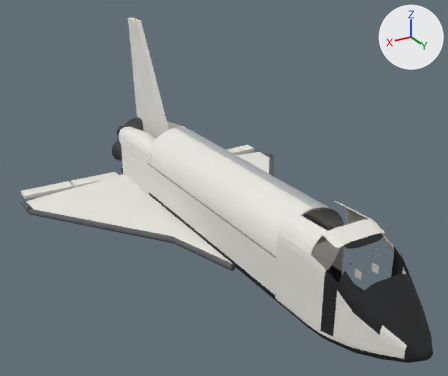
What one commit did to the glTF model public/models/shuttle-orbiter.glb.
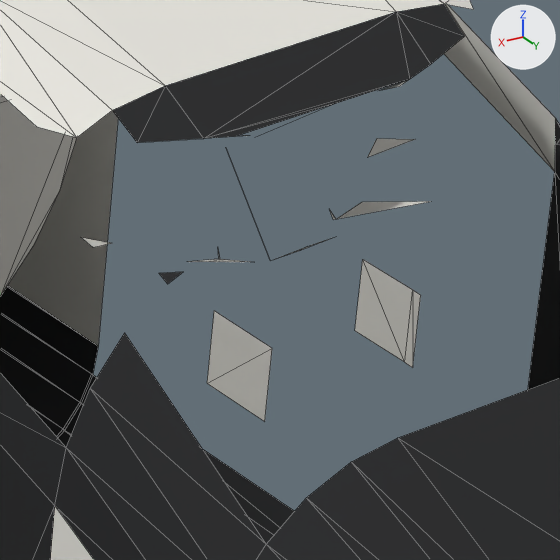
Old and new are each drawn whole from a camera (50 mm lens) standing at (21.9, 25.4, 20.2) and looking at (1.3, -8.9, 3.1) and again close up on the part from 74% to 88% of the width and 62% to 79% of the height. The lights are fixed; the arrows at upper right show +X, +Y and +Z. The last two pictures show the newer version. The close-ups show mesh edges as thin lines. Where no turn or scale is listed for an object, it has been applied to the vertices. Vertices at exactly the same position are counted once.

In view in the first close-up: 'bay_wall', 'mid_skin', 'nose'.
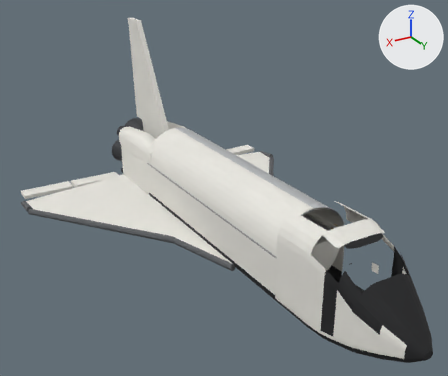
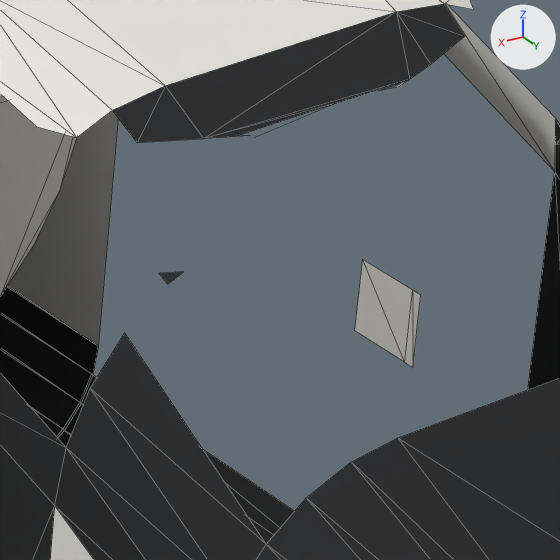
Location of each change, [x1, y1, x2, y2] in pixels of the close-ups (560 x 560 px):
```json
{"part": 1, "of": "me_nose", "change": "deleted", "before": [81, 138, 431, 421]}
```

The change, as JSON lines over the scene's bpy script:
```json
{"block": "me_nose", "where": "# used by ob_nose; location = (0.0, 0.0, 0.0)"}
{"op": "remove", "block": "me_nose", "code": "me_nose.from_pydata(...)  # 265 vertices, 392 faces; spans x -2.65..2.65, y -0.62..8.9, z -1.55..4.78"}
{"op": "add", "block": "me_nose", "code": "me_nose.from_pydata(...)  # 238 vertices, 379 faces; spans x -2.65..2.65, y -0.62..8.9, z -1.55..4.78"}
{"block": "me_nose", "change": "me_nose part 1: 6 loose pieces with 27 vertices, spanning x -1.34..1.34, y 1.92..4.28, z 0.76..3.66, are deleted"}
```
